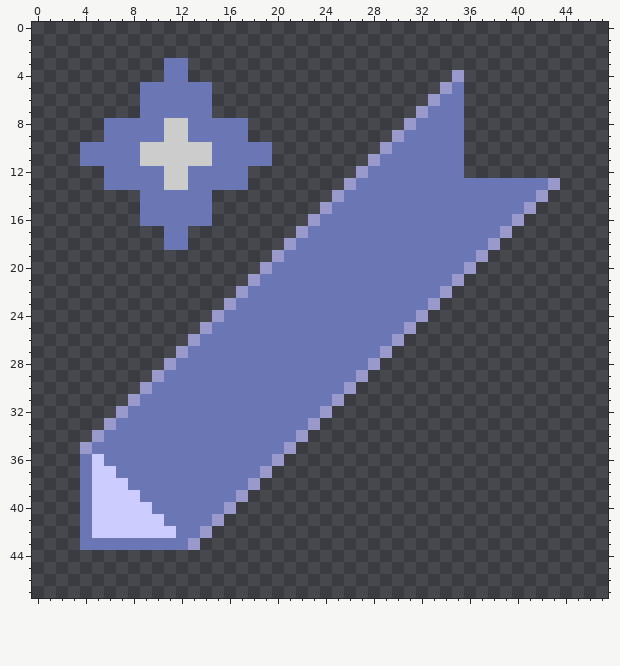
Pixel-art sprite -- src/chrome/browser/places/unstarred48.png. This is how it looked before the edit.
The file is 48x48 pixels. Colours within 5 levels of each other are drawn and written as one.
Once edited:
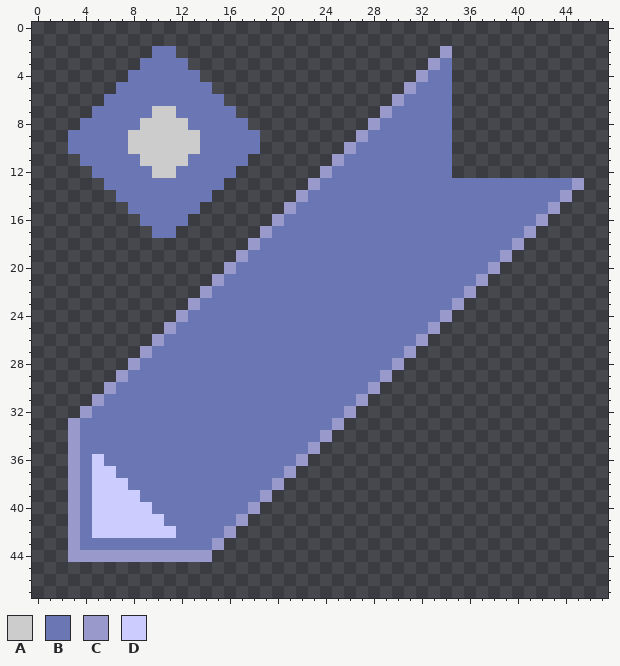
Palette (. is transparent): A #cccccc  B #6b76b4  C #9999cc  D #ccccff
Difference:
@@ x 0..47 @@
  1 ................................................
- 2 ................................................
- 3 ...........BB...................................
- 4 ...........BB......................C............
- 5 .........BBBBBB...................CB............
- 6 .........BBBBBB..................CBB............
- 7 .........BBBBBB.................CBBB............
- 8 ......BBBBBAABBBBB.............CBBBB............
- 9 ......BBBBBAABBBBB............CBBBBB............
-10 ....BBBBBAAAAAABBBBB.........CBBBBBB............
-11 ....BBBBBAAAAAABBBBB........CBBBBBBB............
-12 ......BBBBBAABBBBB.........CBBBBBBBB............
-13 ......BBBBBAABBBBB........CBBBBBBBBBBBBBBBBC....
-14 .........BBBBBB..........CBBBBBBBBBBBBBBBBC.....
-15 .........BBBBBB.........CBBBBBBBBBBBBBBBBC......
-16 .........BBBBBB........CBBBBBBBBBBBBBBBBC.......
-17 ...........BB.........CBBBBBBBBBBBBBBBBC........
-18 ...........BB........CBBBBBBBBBBBBBBBBC.........
-19 ....................CBBBBBBBBBBBBBBBBC..........
-20 ...................CBBBBBBBBBBBBBBBBC...........
-21 ..................CBBBBBBBBBBBBBBBBC............
-22 .................CBBBBBBBBBBBBBBBBC.............
-23 ................CBBBBBBBBBBBBBBBBC..............
-24 ...............CBBBBBBBBBBBBBBBBC...............
-25 ..............CBBBBBBBBBBBBBBBBC................
-26 .............CBBBBBBBBBBBBBBBBC.................
-27 ............CBBBBBBBBBBBBBBBBC..................
-28 ...........CBBBBBBBBBBBBBBBBC...................
-29 ..........CBBBBBBBBBBBBBBBBC....................
-30 .........CBBBBBBBBBBBBBBBBC.....................
-31 ........CBBBBBBBBBBBBBBBBC......................
-32 .......CBBBBBBBBBBBBBBBBC.......................
-33 ......CBBBBBBBBBBBBBBBBC........................
-34 .....CBBBBBBBBBBBBBBBBC.........................
-35 ....CBBBBBBBBBBBBBBBBC..........................
-36 ....BDBBBBBBBBBBBBBBC...........................
-37 ....BDDBBBBBBBBBBBBC............................
-38 ....BDDDBBBBBBBBBBC.............................
-39 ....BDDDDBBBBBBBBC..............................
-40 ....BDDDDDBBBBBBC...............................
-41 ....BDDDDDDBBBBC................................
-42 ....BDDDDDDDBBC.................................
-43 ....BBBBBBBBBC..................................
-44 ................................................
+ 2 ..........BB......................C.............
+ 3 .........BBBB....................CB.............
+ 4 ........BBBBBB..................CBB.............
+ 5 .......BBBBBBBB................CBBB.............
+ 6 ......BBBBBBBBBB..............CBBBB.............
+ 7 .....BBBBBAABBBBB............CBBBBB.............
+ 8 ....BBBBBAAAABBBBB..........CBBBBBB.............
+ 9 ...BBBBBAAAAAABBBBB........CBBBBBBB.............
+10 ...BBBBBAAAAAABBBBB.......CBBBBBBBB.............
+11 ....BBBBBAAAABBBBB.......CBBBBBBBBB.............
+12 .....BBBBBAABBBBB.......CBBBBBBBBBB.............
+13 ......BBBBBBBBBB.......CBBBBBBBBBBBBBBBBBBBBBC..
+14 .......BBBBBBBB.......CBBBBBBBBBBBBBBBBBBBBBC...
+15 ........BBBBBB.......CBBBBBBBBBBBBBBBBBBBBBC....
+16 .........BBBB.......CBBBBBBBBBBBBBBBBBBBBBC.....
+17 ..........BB.......CBBBBBBBBBBBBBBBBBBBBBC......
+18 ..................CBBBBBBBBBBBBBBBBBBBBBC.......
+19 .................CBBBBBBBBBBBBBBBBBBBBBC........
+20 ................CBBBBBBBBBBBBBBBBBBBBBC.........
+21 ...............CBBBBBBBBBBBBBBBBBBBBBC..........
+22 ..............CBBBBBBBBBBBBBBBBBBBBBC...........
+23 .............CBBBBBBBBBBBBBBBBBBBBBC............
+24 ............CBBBBBBBBBBBBBBBBBBBBBC.............
+25 ...........CBBBBBBBBBBBBBBBBBBBBBC..............
+26 ..........CBBBBBBBBBBBBBBBBBBBBBC...............
+27 .........CBBBBBBBBBBBBBBBBBBBBBC................
+28 ........CBBBBBBBBBBBBBBBBBBBBBC.................
+29 .......CBBBBBBBBBBBBBBBBBBBBBC..................
+30 ......CBBBBBBBBBBBBBBBBBBBBBC...................
+31 .....CBBBBBBBBBBBBBBBBBBBBBC....................
+32 ....CBBBBBBBBBBBBBBBBBBBBBC.....................
+33 ...CBBBBBBBBBBBBBBBBBBBBBC......................
+34 ...CBBBBBBBBBBBBBBBBBBBBC.......................
+35 ...CBBBBBBBBBBBBBBBBBBBC........................
+36 ...CBDBBBBBBBBBBBBBBBBC.........................
+37 ...CBDDBBBBBBBBBBBBBBC..........................
+38 ...CBDDDBBBBBBBBBBBBC...........................
+39 ...CBDDDDBBBBBBBBBBC............................
+40 ...CBDDDDDBBBBBBBBC.............................
+41 ...CBDDDDDDBBBBBBC..............................
+42 ...CBDDDDDDDBBBBC...............................
+43 ...CBBBBBBBBBBBC................................
+44 ...CCCCCCCCCCCC.................................
 45 ................................................
Boxes around the changes in both pictures, in picture pixels (x1, y1, x2, y2):
changed: (68, 46, 584, 562)
